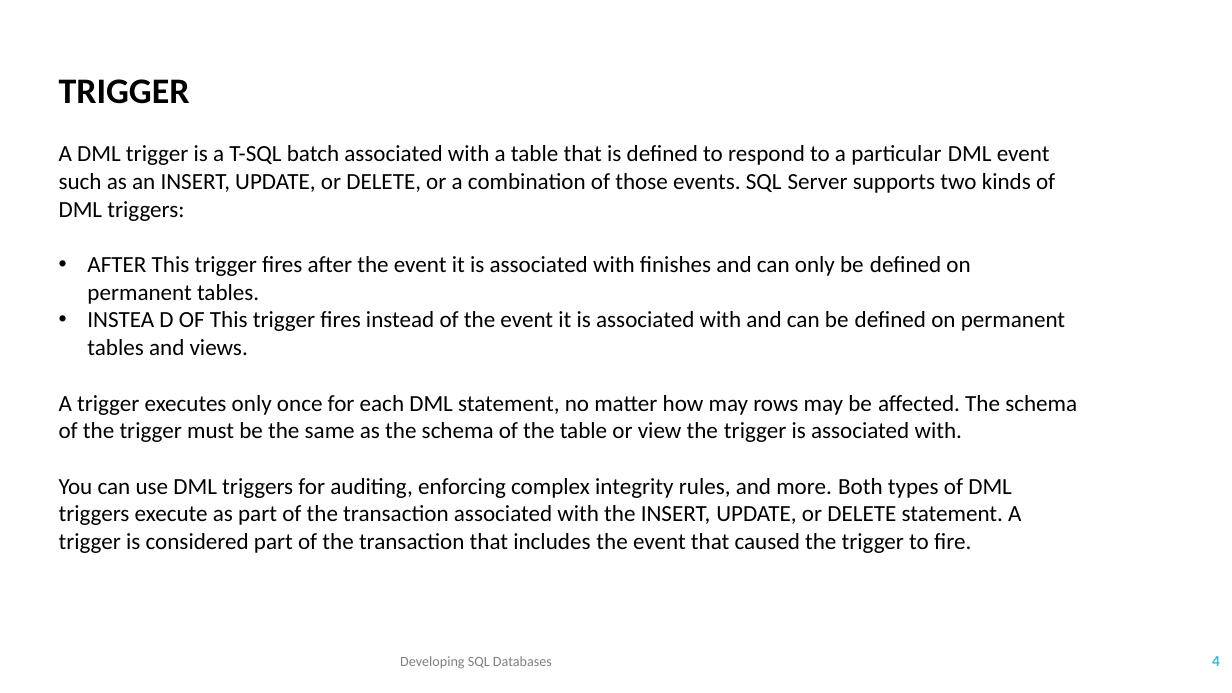
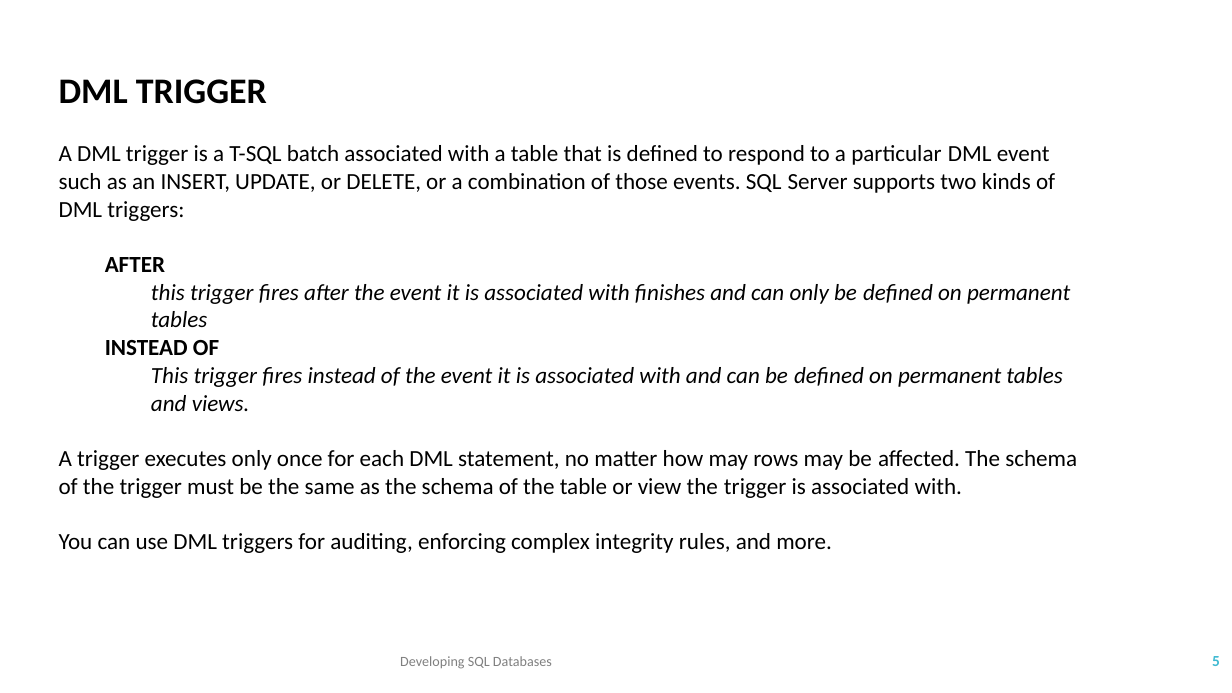
Before and after one commit to TKostyrka/70762DevSQLDB, a slide deck: slide 5 of DEVSQL_07_Triggers/DEVSQL_07_Triggers.pptx (slide 4 before the commit). Drawn at 1232x693 pixels with LibreOffice and Linux fonts; fonts in the diff are those of the drawing. Boxes give left, top, right and bottom in pixels: in the first picture for what was removed or moved away, otherwise in the second. Text is boxed around its words. In the diff, an @@ line names an element or a change of style, - is before the commit and + after.

Commit message:
Triggery zrobione

```diff
--- a/DEVSQL_07_Triggers/DEVSQL_07_Triggers.pptx
+++ b/DEVSQL_07_Triggers/DEVSQL_07_Triggers.pptx
@@ text at [59,79,267,104]: text changed @@
-TRIGGER
+DML TRIGGER
@@ text at [105,257,1070,411]: text changed; italic on @@
-• AFTER This trigger fires after the event it is associated with finishes and can only be defined on permanent tables.
-• INSTEA D OF This trigger fires instead of the event it is associated with and can be defined on permanent tables and views.
+  AFTER
+    this trigger fires after the event it is associated with finishes and can only be defined on permanent tables
+  INSTEAD OF
+    This trigger fires instead of the event it is associated with and can be defined on permanent tables and views.
@@ text at [59,533,832,553]: text changed @@
-You can use DML triggers for auditing, enforcing complex integrity rules, and more. Both types of DML triggers execute as part of the transaction associated with the INSERT, UPDATE, or DELETE statement. A trigger is considered part of the transaction that includes the event that caused the trigger to fire.
+You can use DML triggers for auditing, enforcing complex integrity rules, and more.
@@ page number at [1212,656,1220,666]: text changed @@
-4
+5
```
Also in this commit, not shown: 4 other slides changed, 7 slides added, 5 other files.
